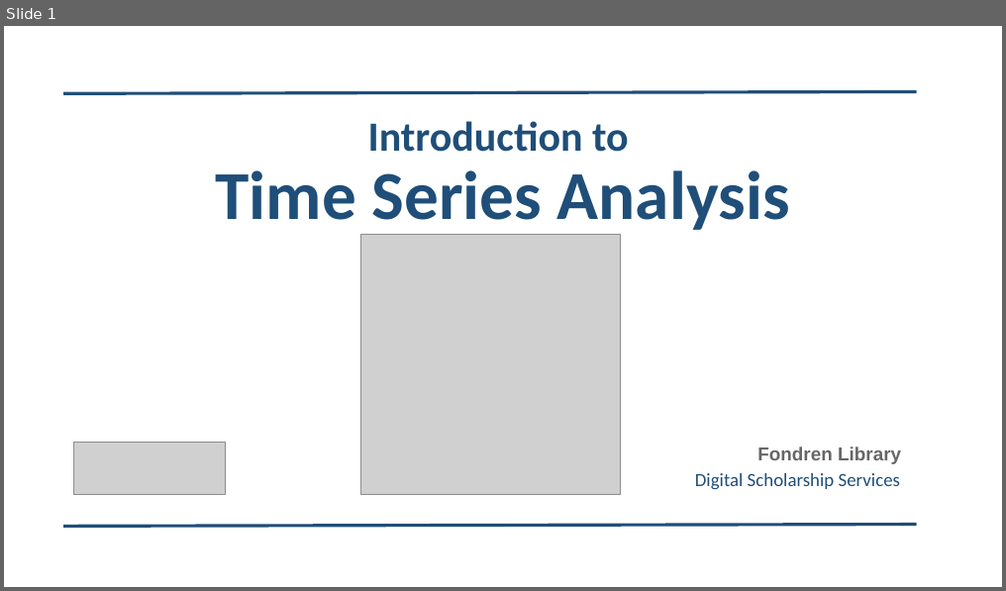
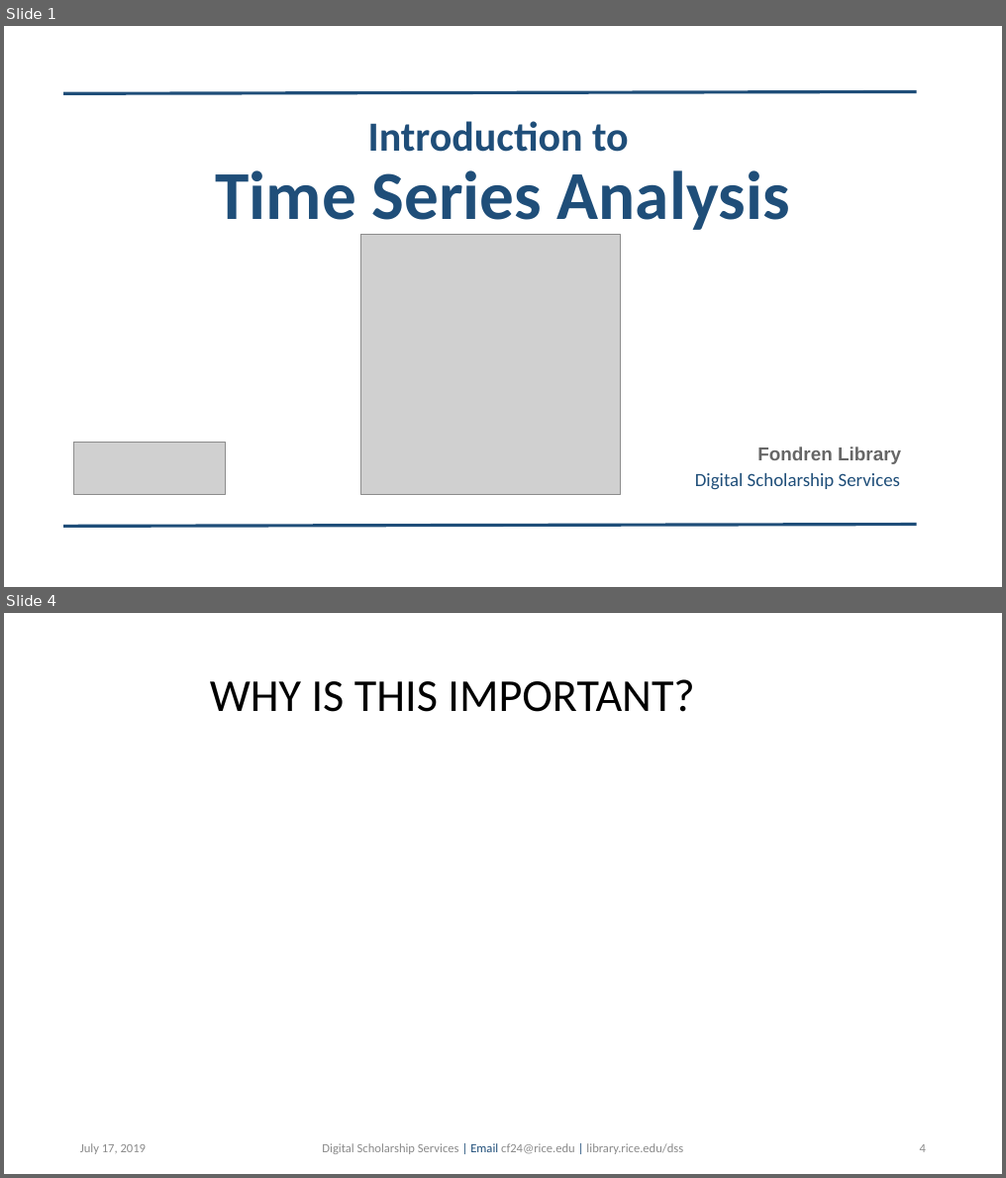
Before and after one commit to bakitybacon/rice-data-and-donuts, a slide deck: tsa/Introduction to Time Series Analysis.pptx. Shown one above the other, each under a label of ours: slide 1 before the commit, slides 1 and 4 after it; the slides between them are not shown. The pictures are 1006x591 and 1006x1178 pixels, drawn with LibreOffice and Linux fonts; fonts in the diff are those of the drawing; grey boxes stand for pictures; background and template pictures are left out. Boxes give left, top, right and bottom in pixels: in the first picture for what was removed or moved away, otherwise in the second. Text is boxed around its words. In the diff, an @@ line names an element or a change of style, - is before the commit and + after.

```diff
--- a/tsa/Introduction to Time Series Analysis.pptx
+++ b/tsa/Introduction to Time Series Analysis.pptx
@@ slide 4 added at [4,613,1002,1174], background #FFFFFF @@
@@ title added at [210,679,694,712], 44 pt, text #000000 @@
+WHY IS THIS IMPORTANT?
@@ text added at [80,1144,147,1155], 12 pt, text #8C8C8C @@
+July 17, 2019
@@ text added at [322,1144,683,1155], 12 pt, text #8C8C8C @@
+Digital Scholarship Services | Email cf24@rice.edu | library.rice.edu/dss
@@ page number added at [920,1145,926,1153], 12 pt, text #8C8C8C @@
+4
```
Also in this commit, not shown: 3 slides changed, 15 other slides added.
